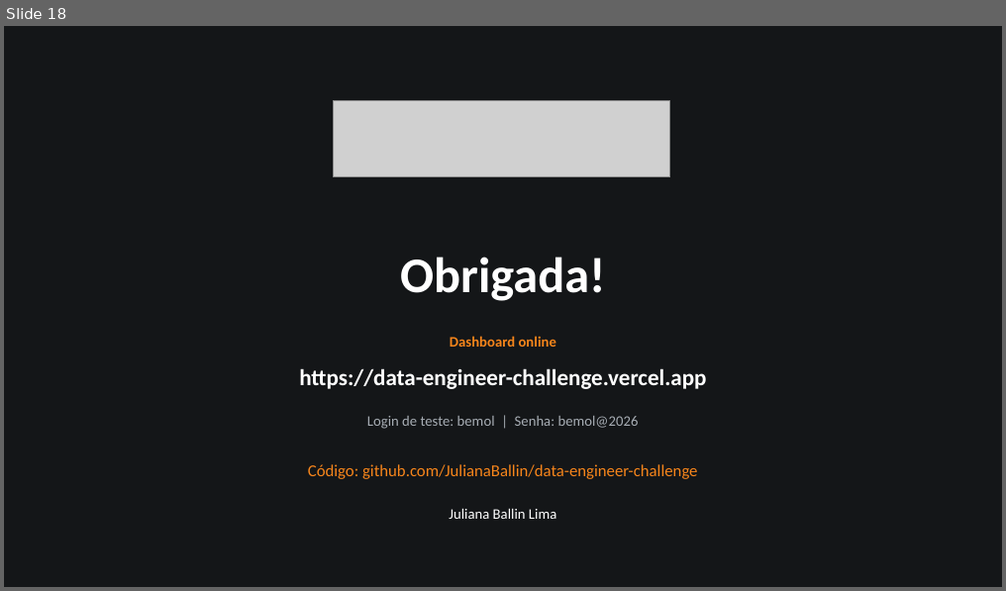
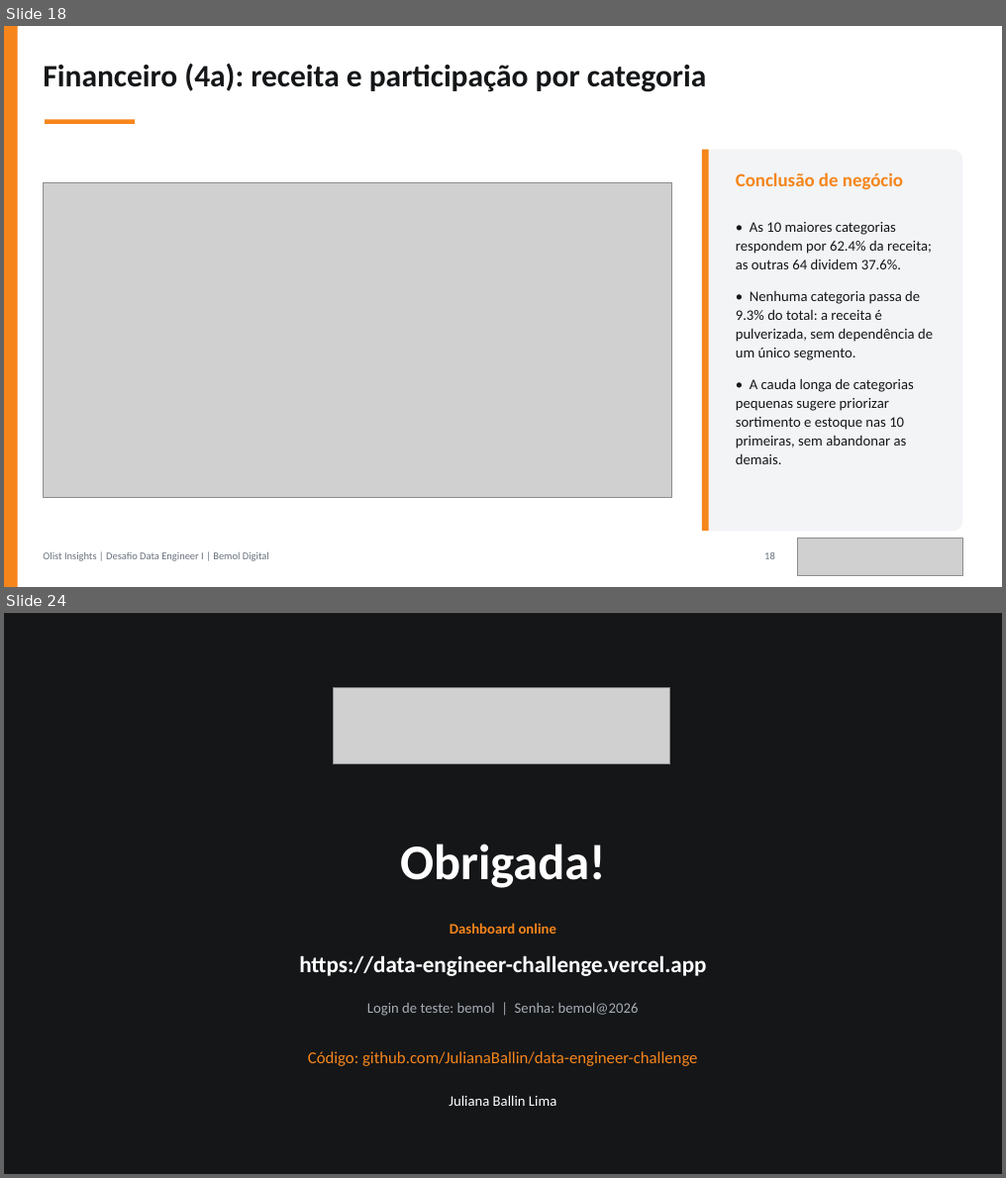
Before and after one commit to JulianaBallin/data-engineer-challenge, a slide deck: docs/apresentacao/apresentacao-olist.pptx. Shown one above the other, each under a label of ours: slide 18 before the commit, slides 18 and 24 after it; the slides between them are not shown. The pictures are 1006x591 and 1006x1178 pixels, drawn with LibreOffice and Linux fonts; fonts in the diff are those of the drawing; grey boxes stand for pictures. Boxes give left, top, right and bottom in pixels: in the first picture for what was removed or moved away, otherwise in the second. Text is boxed around its words. In the diff, an @@ line names an element or a change of style, - is before the commit and + after.

```diff
--- a/docs/apresentacao/apresentacao-olist.pptx
+++ b/docs/apresentacao/apresentacao-olist.pptx
@@ slide 18 added at [4, 26, 1002, 587], background #FFFFFF @@
@@ rectangle added at [4, 26, 18, 587], fill #F6851B @@
@@ text added at [43, 64, 707, 92], 30 pt, text #141618, bold @@
+Financeiro (4a): receita e participação por categoria
@@ rectangle added at [45, 120, 135, 124], fill #F6851B @@
@@ rounded rectangle added at [702, 150, 962, 531], fill #F2F4F6 @@
@@ rectangle added at [702, 150, 709, 531], fill #F6851B @@
@@ text added at [736, 173, 903, 189], 18 pt, text #F6851B, bold @@
+Conclusão de negócio
@@ picture added at [43, 183, 672, 497] @@
@@ text added at [736, 222, 933, 465], 14 pt, text #141618 @@
+• As 10 maiores categorias respondem por 62.4% da receita; as outras 64 dividem 37.6%.
+• Nenhuma categoria passa de 9.3% do total: a receita é pulverizada, sem dependência de um único segmento.
+• A cauda longa de categorias pequenas sugere priorizar sortimento e estoque nas 10 primeiras, sem abandonar as demais.
@@ text added at [43, 553, 269, 562], 10 pt, text #6A737D @@
+Olist Insights | Desafio Data Engineer I | Bemol Digital
@@ text added at [764, 553, 775, 560], 10 pt, text #6A737D @@
+18
@@ picture added at [798, 539, 963, 576] @@
@@ what was slide 18 is now slide 24 @@
```
Also in this commit, not shown: 9 slides changed, 5 other slides added, 35 other files.
